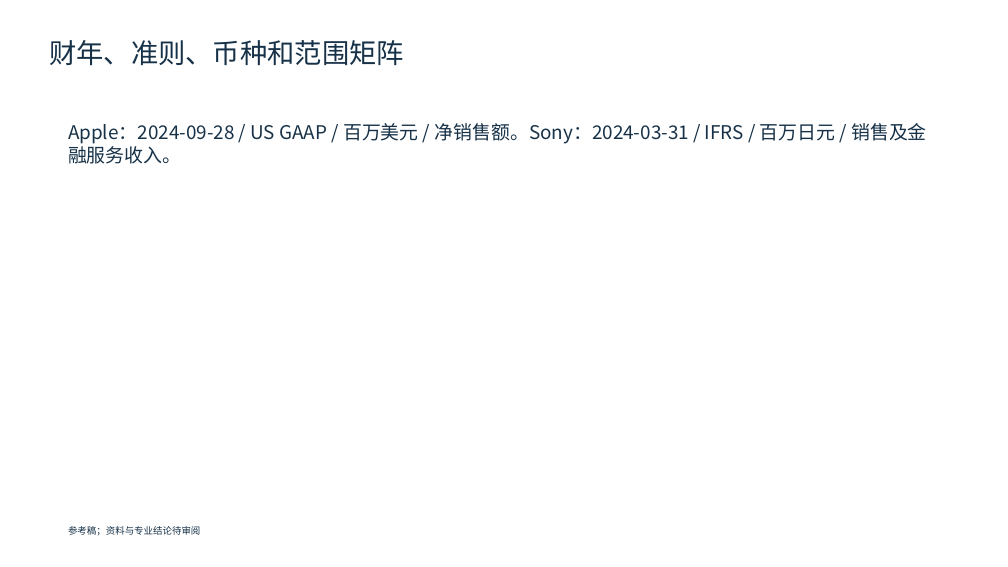
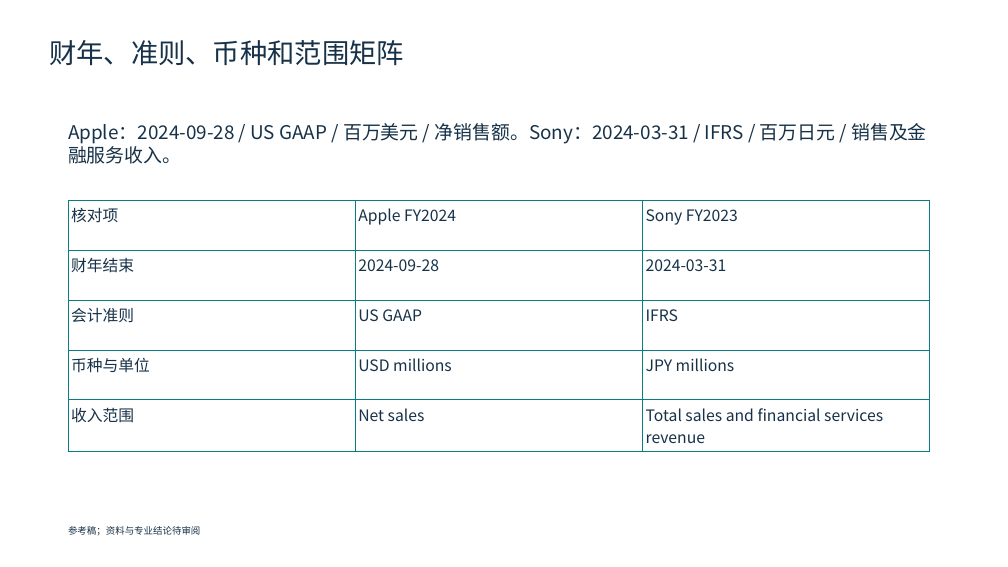
Before and after one commit to AtomInnoLab/WisWork, a slide deck: slide 3 of docs/product/ppt-benchmark-materials/PPT-P0-08/p0-08-reference.pptx. Drawn at 1008x567 pixels with LibreOffice and Linux fonts; fonts in the diff are those of the drawing. Boxes give left, top, right and bottom in pixels: in the first picture for what was removed or moved away, otherwise in the second. Text is boxed around its words. In the diff, an @@ line names an element or a change of style, - is before the commit and + after.

```diff
--- a/docs/product/ppt-benchmark-materials/PPT-P0-08/p0-08-reference.pptx
+++ b/docs/product/ppt-benchmark-materials/PPT-P0-08/p0-08-reference.pptx
@@ table added at [68,200,930,450], 5 rows, 3 columns @@
+核对项 | Apple FY2024 | Sony FY2023
+财年结束 | 2024-09-28 | 2024-03-31
+会计准则 | US GAAP | IFRS
+币种与单位 | USD millions | JPY millions
+收入范围 | Net sales | Total sales and financial services revenue
```
Also in this commit, not shown: 1 other slide changed, 5 other files.
